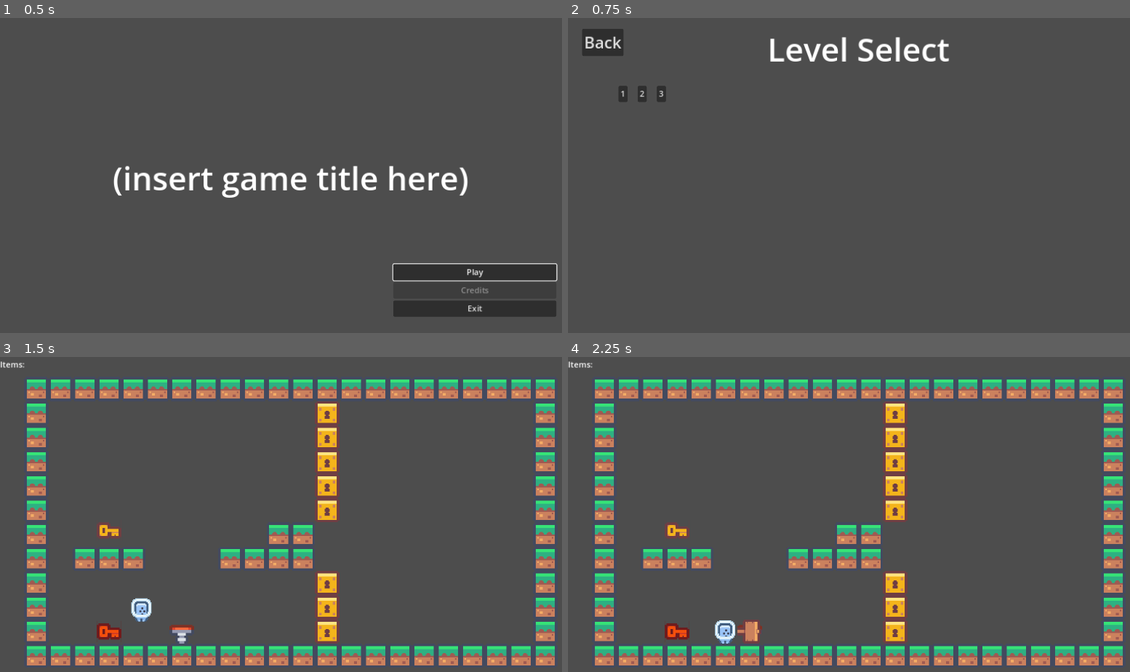
Above: before the commit, frames 1-4 (two rows, left to right).
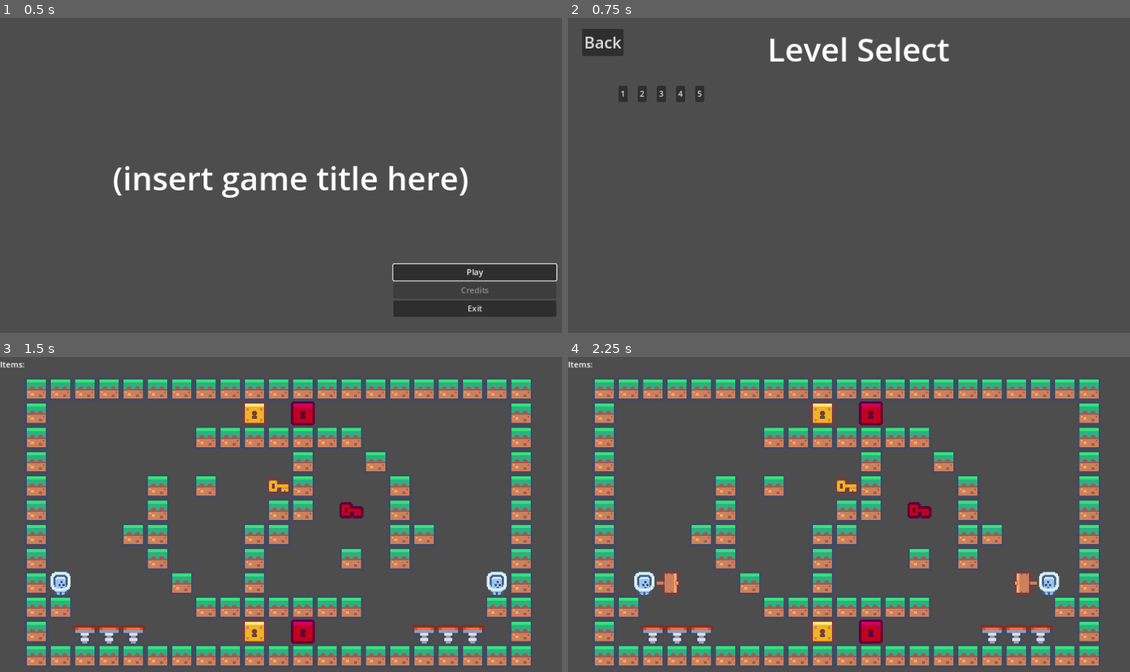
Above: after the commit, the same moments.

Repository: Utsuhoagie/Touhou-Fan-Game-Jam-14
Game: Godot game, scene res://Menus/main_menu.tscn
Same seed, same stepped clock (60 frames per second), same inputs: the game is played once before the commit and once after it.
Inputs:
- Up to frame 1 (0.5 s): no input
- Up to frame 2 (0.75 s): click "Play" at 0.5 s
- Up to frame 3 (1.5 s): click "1" at 1.25 s
- Up to frame 4 (2.25 s): tap Enter at 2 s; hold Right (Right) from 2.03 s (still down); hold Z (Action) from 2.03 s (still down)

Frame 1 is identical in both runs. In frame 2, 0.1% of the frame differs, in the area x 19-25%, y 21-27%; in frame 3, 20%; in frame 4, 20%, in the area x 9-99%, y 7-98%.

Commit message:
resolved merge conflict

Diff:
--- a/Entities/Environment/MainTileMap/TileMap.tscn
+++ b/Entities/Environment/MainTileMap/TileMap.tscn
@@ -1,8 +1,6 @@
-[gd_scene load_steps=3 format=3 uid="uid://bgod1ait53ckn"]
+[gd_scene load_steps=2 format=3 uid="uid://bgod1ait53ckn"]
 
 [ext_resource type="TileSet" uid="uid://b6bgx0g1jjw4a" path="res://Entities/Environment/MainTileMap/TileSetTerrain.tres" id="1_st2qx"]
-[ext_resource type="Script" path="res://Levels/LevelManager.gd" id="2_kag78"]
 
 [node name="TileMap" type="TileMapLayer"]
 tile_set = ExtResource("1_st2qx")
-script = ExtResource("2_kag78")
--- a/Levels/LevelManager.gd
+++ b/Levels/LevelManager.gd
@@ -1,4 +1,10 @@
 extends Node2D
+
+@export_file var next_level_path: String
+
+const MAIN_MENU_PATH: String = "res://Menus/main_menu.tscn"
+
+var win_popup_scene = preload("res://Levels/win_popup.tscn")
 
 func _ready() -> void:
 	Signals.hazard_touched.connect(reset_level)
@@ -11,11 +17,9 @@
 		player.shadow_merged.connect(_check_win_condition)
 
 
-
 func _unhandled_input(event: InputEvent) -> void:
 	if event.is_action_pressed("Reset"):
 		reset_level()
-
 
 func _check_win_condition() -> void:
 	if get_tree().get_node_count_in_group("players") > 2: return
@@ -23,7 +27,27 @@
 	print("level complete!")
 
 	# display win screen popup thing
+	var win_popup := win_popup_scene.instantiate()
+	win_popup.return_to_menu.connect(_return_to_menu)
+	win_popup.to_next_level.connect(_load_next_level)
+
+	get_node("CanvasLayer").add_child(win_popup)
+	if not next_level_path:
+		win_popup.next_level_button.hide()
+
+	# ideally i want the mirrors to deactivate and the player
+	# to lose control of the character, but i'll just put this for now
+	get_tree().paused = true
 
 
 func reset_level() -> void:
 	get_tree().reload_current_scene()
+
+func _return_to_menu() -> void:
+	get_tree().change_scene_to_file(MAIN_MENU_PATH)
+
+
+func _load_next_level() -> void:
+	if not next_level_path: return
+
+	get_tree().change_scene_to_file(next_level_path)
--- a/Levels/Testing/regenTest2.tscn
+++ b/Levels/Main/regenTest2.tscn
@@ -1,32 +1,33 @@
 [gd_scene load_steps=7 format=4 uid="uid://dvtxkmygo4of4"]
 
-[ext_resource type="Script" path="res://Levels/LevelManager.gd" id="1_25m4i"]
-[ext_resource type="PackedScene" uid="uid://jatj3h6ab7h7" path="res://Entities/Player/Player.tscn" id="2_wtare"]
-[ext_resource type="PackedScene" uid="uid://bgod1ait53ckn" path="res://Entities/Environment/MainTileMap/TileMap.tscn" id="3_8k5gn"]
-[ext_resource type="PackedScene" uid="uid://duxhr4b030gyk" path="res://Entities/Environment/DoorKey/Door.tscn" id="4_ii7pe"]
-[ext_resource type="PackedScene" uid="uid://cclll8ogo1ul4" path="res://Entities/Environment/DoorKey/Key.tscn" id="5_wt5l0"]
+[ext_resource type="Script" path="res://Levels/LevelManager.gd" id="1_6q4mv"]
+[ext_resource type="PackedScene" uid="uid://jatj3h6ab7h7" path="res://Entities/Player/Player.tscn" id="2_jvjhj"]
+[ext_resource type="PackedScene" uid="uid://bgod1ait53ckn" path="res://Entities/Environment/MainTileMap/TileMap.tscn" id="3_555jd"]
+[ext_resource type="PackedScene" uid="uid://duxhr4b030gyk" path="res://Entities/Environment/DoorKey/Door.tscn" id="4_2x34w"]
+[ext_resource type="PackedScene" uid="uid://cclll8ogo1ul4" path="res://Entities/Environment/DoorKey/Key.tscn" id="5_r4l03"]
 
 [sub_resource type="RectangleShape2D" id="RectangleShape2D_sxlph"]
 size = Vector2(64, 48)
 
-[node name="LevelRegen1" type="Node2D"]
-script = ExtResource("1_25m4i")
+[node name="LevelRegen2" type="Node2D"]
+script = ExtResource("1_6q4mv")
+next_level_path = "res://Levels/Testing/regenTest.tscn"
 
-[node name="Player" parent="." instance=ExtResource("2_wtare")]
-position = Vector2(120, 456)
+[node name="Player" parent="." instance=ExtResource("2_jvjhj")]
+position = Vector2(120, 457)
 
-[node name="Player2" parent="." instance=ExtResource("2_wtare")]
+[node name="Player2" parent="." instance=ExtResource("2_jvjhj")]
 position = Vector2(984, 457)
 type = 1
 mirror_x = true
 
-[node name="Level TileMap" parent="." instance=ExtResource("3_8k5gn")]
+[node name="Level TileMap" parent="." instance=ExtResource("3_555jd")]
 tile_map_data = PackedByteArray("AAABAAEAAgAAAAAAAAABAAIAAgAAAAAAAAABAAMAAgAAAAAAAAABAAgAAgAAAAAAAAABAAkAAgAAAAAAAAABAA …(1712 unchanged characters)…
 
 [node name="Merged" type="Node2D" parent="."]
 position = Vector2(552, 0)
 
-[node name="Door" parent="." node_paths=PackedStringArray("key_to_unlock") instance=ExtResource("4_ii7pe")]
+[node name="Door" parent="." node_paths=PackedStringArray("key_to_unlock") instance=ExtResource("4_2x34w")]
 position = Vector2(480, 528)
 key_to_unlock = NodePath("../Key")
 
@@ -57,12 +58,12 @@
 position = Vector2(24, -408)
 shape = SubResource("RectangleShape2D_sxlph")
 
-[node name="Key" parent="." instance=ExtResource("5_wt5l0")]
+[node name="Key" parent="." instance=ExtResource("5_r4l03")]
 position = Vector2(552, 264)
 
-[node name="Key2" parent="." instance=ExtResource("5_wt5l0")]
+[node name="Key2" parent="." instance=ExtResource("5_r4l03")]
 modulate = Color(0.818046, 0.000766049, 0.858797, 1)
-position = Vector2(552, 457)
+position = Vector2(696, 312)
 
 [node name="CanvasLayer" type="CanvasLayer" parent="."]
 
--- /dev/null
+++ b/Levels/win_popup.gd
@@ -0,0 +1,29 @@
+extends PanelContainer
+class_name WinPopup
+
+signal return_to_menu
+signal to_next_level
+
+@onready var return_button: Button = %ReturnButton
+@onready var replay_button: Button = %ReplayButton
+@onready var next_level_button: Button = %NextLevelButton
+
+
+func _ready() -> void:
+	return_button.pressed.connect(_on_return_button_pressed)
+	replay_button.pressed.connect(_on_replay_button_pressed)
+	next_level_button.pressed.connect(_on_next_level_button_pressed)
+
+	replay_button.grab_focus()
+
+
+func _on_return_button_pressed() -> void:
+	return_to_menu.emit()
+
+
+func _on_replay_button_pressed() -> void:
+	get_tree().reload_current_scene()
+
+
+func _on_next_level_button_pressed() -> void:
+	to_next_level.emit()
--- /dev/null
+++ b/Levels/win_popup.tscn
@@ -0,0 +1,68 @@
+[gd_scene load_steps=2 format=3 uid="uid://gybl10ixhpix"]
+
+[ext_resource type="Script" path="res://Levels/win_popup.gd" id="1_m7h2i"]
+
+[node name="WinPopup" type="PanelContainer"]
+process_mode = 3
+anchors_preset = 8
+anchor_left = 0.5
+anchor_top = 0.5
+anchor_right = 0.5
+anchor_bottom = 0.5
+offset_left = -300.0
+offset_top = -200.0
+offset_right = 300.0
+offset_bottom = 200.0
+grow_horizontal = 2
+grow_vertical = 2
+script = ExtResource("1_m7h2i")
+
+[node name="MarginContainer" type="MarginContainer" parent="."]
+custom_minimum_size = Vector2(600, 400)
+layout_mode = 2
+theme_override_constants/margin_left = 20
+theme_override_constants/margin_top = 20
+theme_override_constants/margin_right = 20
+theme_override_constants/margin_bottom = 20
+
+[node name="VBoxContainer" type="VBoxContainer" parent="MarginContainer"]
+layout_mode = 2
+size_flags_vertical = 4
+theme_override_constants/separation = 64
+alignment = 1
+
+[node name="Label" type="Label" parent="MarginContainer/VBoxContainer"]
+layout_mode = 2
+size_flags_horizontal = 4
+theme_override_font_sizes/font_size = 54
+text = "Level Complete!"
+horizontal_alignment = 1
+vertical_alignment = 1
+
+[node name="HBoxContainer" type="HBoxContainer" parent="MarginContainer/VBoxContainer"]
+layout_mode = 2
+size_flags_vertical = 6
+alignment = 1
+
+[node name="ReturnButton" type="Button" parent="MarginContainer/VBoxContainer/HBoxContainer"]
+unique_name_in_owner = true
+layout_mode = 2
+size_flags_horizontal = 3
+size_flags_vertical = 4
+focus_neighbor_left = NodePath("../NextLevelButton")
+text = "Return to Menu"
+
+[node name="ReplayButton" type="Button" parent="MarginContainer/VBoxContainer/HBoxContainer"]
+unique_name_in_owner = true
+layout_mode = 2
+size_flags_horizontal = 3
+size_flags_vertical = 4
+text = "Replay"
+
+[node name="NextLevelButton" type="Button" parent="MarginContainer/VBoxContainer/HBoxContainer"]
+unique_name_in_owner = true
+layout_mode = 2
+size_flags_horizontal = 3
+size_flags_vertical = 4
+focus_neighbor_right = NodePath("../ReturnButton")
+text = "Next Level"
Not shown: 4 places in Levels/Main/regenTest.tscn that only renumber resources
Not shown: 1 places in Levels/Main/regenTest2.tscn that only renumber resources
